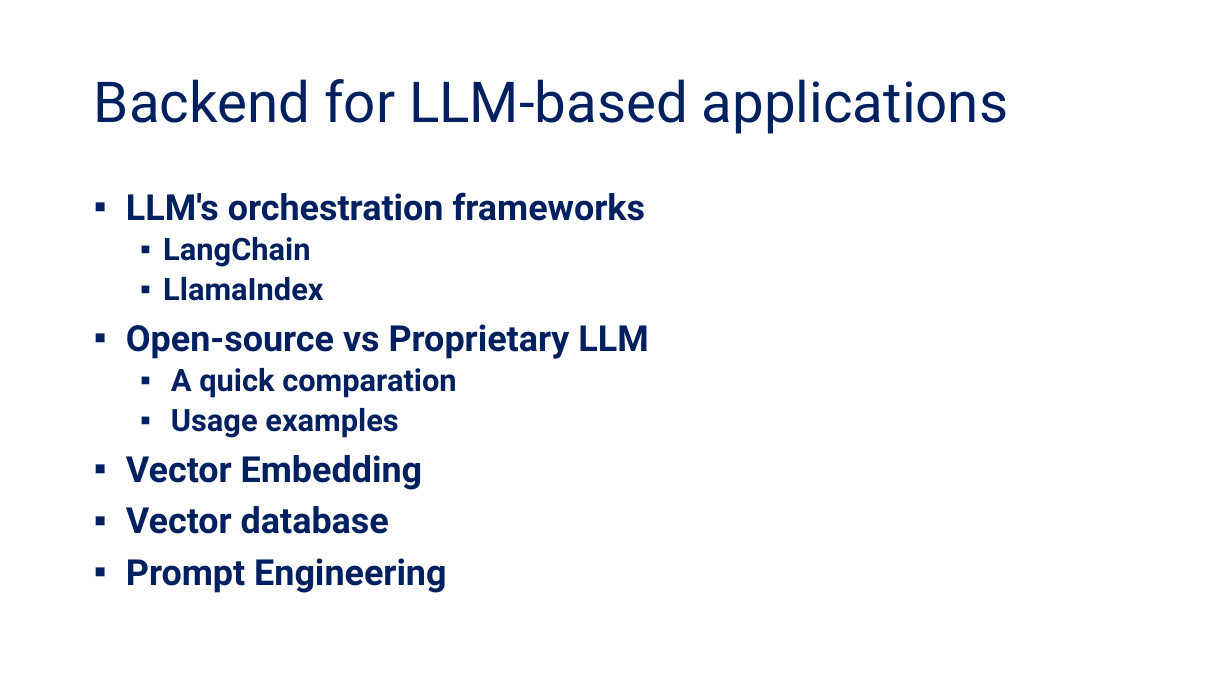
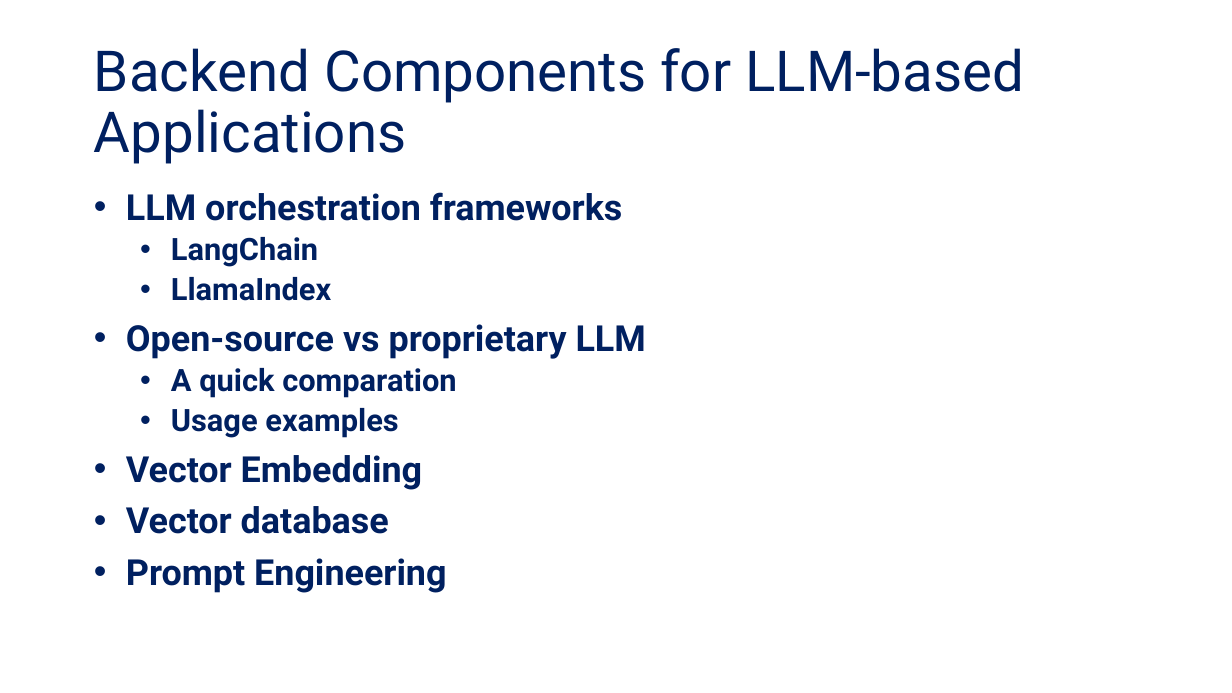
Before and after one commit to tanquangduong/transformer-pt, a slide deck: slide 4 of presentation/Transformer_Udemy/Udemy_P5_Components to build NLP web-applications with LLMs.pptx. Drawn at 1232x693 pixels with LibreOffice and Linux fonts; fonts in the diff are those of the drawing. Boxes give left, top, right and bottom in pixels: in the first picture for what was removed or moved away, otherwise in the second. Text is boxed around its words. In the diff, an @@ line names an element or a change of style, - is before the commit and + after.

```diff
--- a/presentation/Transformer_Udemy/Udemy_P5_Components to build NLP web-applications with LLMs.pptx
+++ b/presentation/Transformer_Udemy/Udemy_P5_Components to build NLP web-applications with LLMs.pptx
@@ title at bbox=[94, 48, 1024, 164]: text changed @@
-Backend for LLM-based applications
+Backend Components for LLM-based Applications
@@ text at bbox=[126, 192, 623, 221]: text changed @@
-▪ LLM's orchestration frameworks
+• LLM orchestration frameworks
@@ text at bbox=[126, 237, 456, 593]: bullet ▪ to • @@
@@ text at bbox=[126, 324, 646, 359]: text changed @@
-▪ Open-source vs Proprietary LLM
+• Open-source vs proprietary LLM
```
Also in this commit, not shown: 46 other slides changed, 1 slide added, 5 other files.
